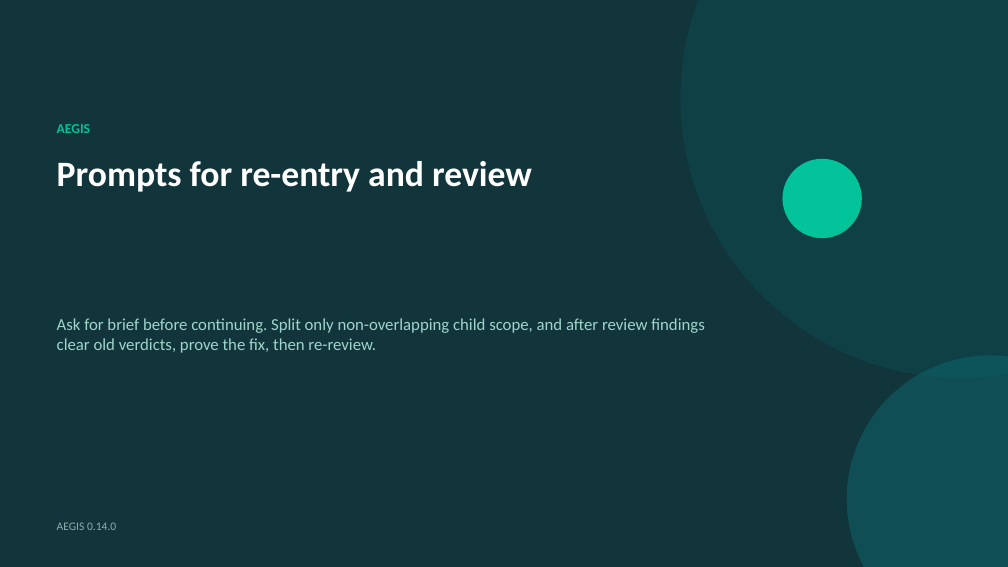
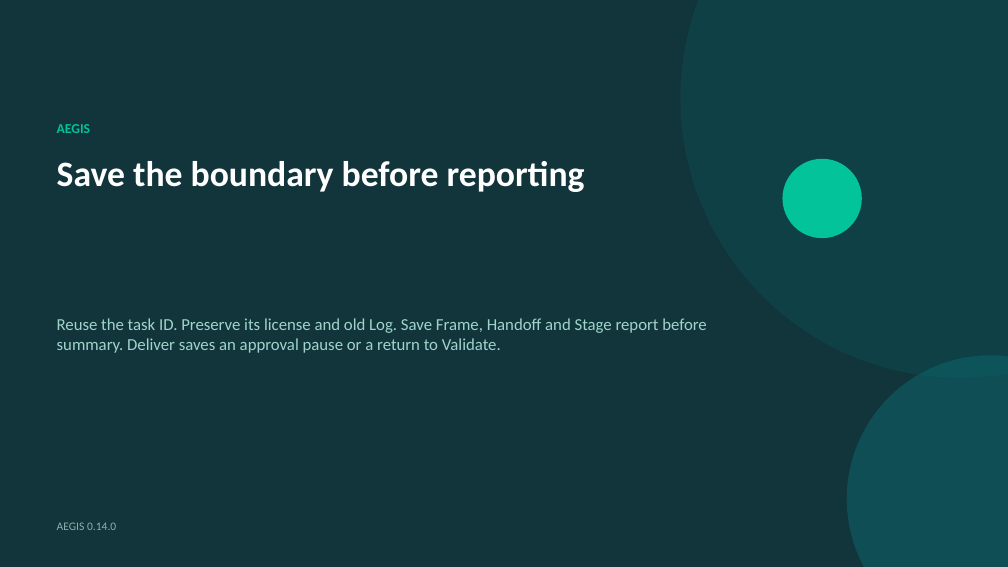
Before and after one commit to DDP-Engineering/Agentic_Engineering_Governance_Integrity_System, a slide deck: slide 10 of 06_SoftwareDocu/08_Prompt_Cheatsheet.pptx. Drawn at 1008x567 pixels with LibreOffice and Linux fonts; fonts in the diff are those of the drawing. Boxes give left, top, right and bottom in pixels: in the first picture for what was removed or moved away, otherwise in the second. Text is boxed around its words. In the diff, an @@ line names an element or a change of style, - is before the commit and + after.

Commit message:
Refresh AEGIS 0.14.0 documentation and delivery records
Align planning, user guides and slide companions with current workflow and evaluation evidence. Remove obsolete workspace-deployment tests and record the verified local delivery rebuild while preserving version 0.14.0. Preserve raw test logs and the source patch verbatim.

```diff
--- a/06_SoftwareDocu/08_Prompt_Cheatsheet.pptx
+++ b/06_SoftwareDocu/08_Prompt_Cheatsheet.pptx
@@ text at [57, 161, 585, 192]: text changed @@
-Prompts for re-entry and review
+Save the boundary before reporting
@@ text at [57, 318, 706, 353]: text changed @@
-Ask for brief before continuing. Split only non-overlapping child scope, and after review findings clear old verdicts, prove the fix, then re-review.
+Reuse the task ID. Preserve its license and old Log. Save Frame, Handoff and Stage report before summary. Deliver saves an approval pause or a return to Validate.
```
Also in this commit, not shown: 1 other slide changed, 38 other files.
